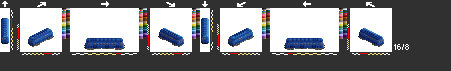
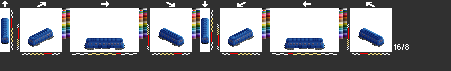
Layer changes from the first 451 x 71 image to the second:
showed "mo5", painted on it over [37, 32, 375, 50]
hid "mo2", painted on it over [37, 32, 375, 50]
